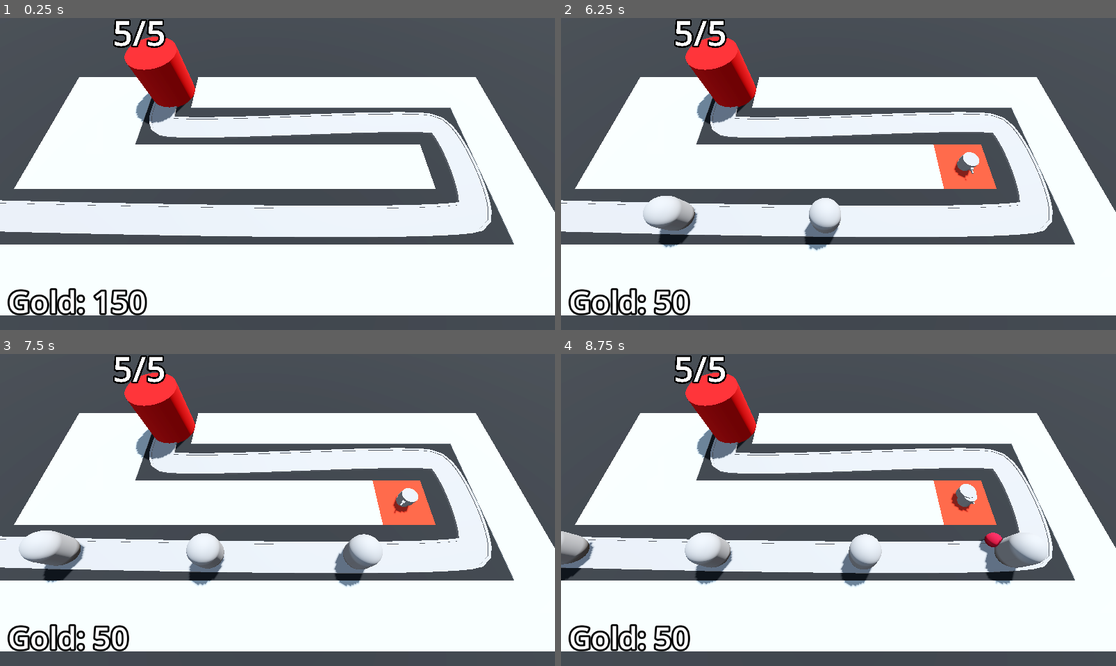
Above: before the commit, frames 1-4 (two rows, left to right).
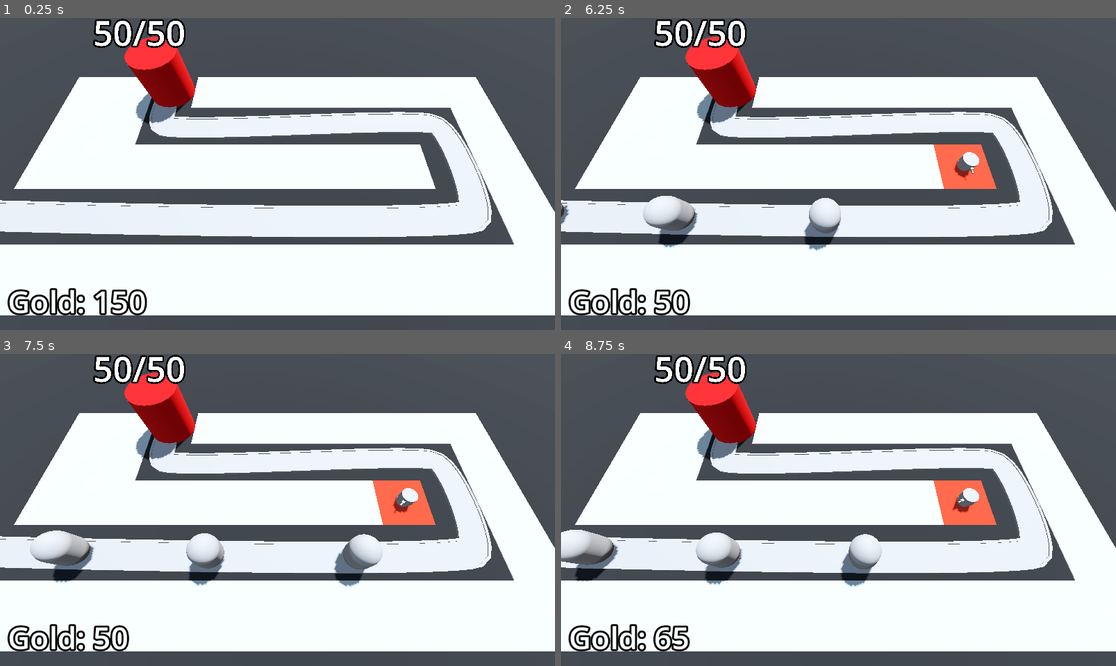
Above: after the commit, the same moments.

Repository: HeyMrJeffrey/Tower_Defense_Demo
Game: Godot game, scene res://BaseLevel.tscn
Same seed, same stepped clock (60 frames per second), same inputs: the game is played once before the commit and once after it.
Inputs (mouse positions are in pixels of both pictures, inside the frame that each line leads up to):
- Up to frame 1 (0.25 s): no input
- Up to frame 2 (6.25 s): tap Enter at 0.5, 2 s; move the mouse to (960, 158) at 0.52 s; click (960, 158) at 0.6 s; tap Space at 1.25 s; move the mouse to (727, 189) at 1.27 s; click (727, 189) at 1.35 s; move the mouse to (894, 105) at 2.02 s; click (894, 105) at 2.1 s; move the mouse to (810, 236) at 2.77 s; click (810, 236) at 2.85 s; move the mouse to (1005, 220) at 3.52 s; click (1005, 220) at 3.6 s; move the mouse to (672, 127) at 4.27 s; click (672, 127) at 4.35 s; move the mouse to (866, 174) at 5.02 s; click (866, 174) at 5.1 s; move the mouse to (755, 96) at 5.77 s; click (755, 96) at 5.85 s
- Up to frame 3 (7.5 s): move the mouse to (399, 494) at 6.52 s; click (399, 494) at 6.6 s; move the mouse to (166, 525) at 7.27 s; click (166, 525) at 7.35 s
- Up to frame 4 (8.75 s): move the mouse to (894, 441) at 8.02 s; click (894, 441) at 8.1 s

The runs differ from the first frame. In frame 1, 0.6% of the frame differs, in the area x 16-34%, y 0-10%; in frame 2, 0.7%; in frame 3, 1.5%; in frame 4, 4.3%, in the area x 0-88%, y 0-96%.

Commit message:
more progress :)

Diff:
--- a/BaseLevel.tscn
+++ b/BaseLevel.tscn
@@ -8,6 +8,7 @@
 [ext_resource type="Script" path="res://Turret/TurretManager.gd" id="5_8fijy"]
 [ext_resource type="PackedScene" uid="uid://bjxlpmrlusw8b" path="res://Turret/turret.tscn" id="6_42usq"]
 [ext_resource type="Script" path="res://Bank.gd" id="8_edaoh"]
+[ext_resource type="PackedScene" uid="uid://giph1usuhwnh" path="res://DifficultyManager/difficulty_manager.tscn" id="9_y6iq2"]
 
 [sub_resource type="ProceduralSkyMaterial" id="ProceduralSkyMaterial_0sfxh"]
 sky_horizon_color = Color(0.64625, 0.65575, 0.67075, 1)
@@ -63,10 +64,11 @@
 "cells": PackedInt32Array(65535, 65534, 0, 65535, 2, 0, 4, 65535, 0, 65531, 65534, 0, 65531, 0, 0, 65531, 2, 0, 65532,  …(306 unchanged characters)…
 }
 
-[node name="EnemyPath" type="Path3D" parent="."]
+[node name="EnemyPath" type="Path3D" parent="." node_paths=PackedStringArray("difficulty_manager")]
 curve = SubResource("Curve3D_l4ibr")
 script = ExtResource("3_fyi8w")
 enemy_scene = ExtResource("2_oqk2b")
+difficulty_manager = NodePath("../DifficultyManager")
 
 [node name="EnemySpawnTimer" type="Timer" parent="EnemyPath"]
 wait_time = 2.0
@@ -112,6 +114,7 @@
 path_joined = false
 
 [node name="Base" parent="." instance=ExtResource("3_6m2a0")]
+max_health = 50
 
 [node name="TurretManager" type="Node3D" parent="." node_paths=PackedStringArray("enemy_path")]
 script = ExtResource("5_8fijy")
@@ -138,4 +141,7 @@
 text = "placeholder"
 label_settings = SubResource("LabelSettings_gfia5")
 
+[node name="DifficultyManager" parent="." instance=ExtResource("9_y6iq2")]
+
 [connection signal="timeout" from="EnemyPath/EnemySpawnTimer" to="EnemyPath" method="spawn_enemy"]
+[connection signal="stop_spawning_enemies" from="DifficultyManager" to="EnemyPath" method="_on_difficulty_manager_stop_spawning_enemies"]
--- /dev/null
+++ b/DifficultyManager/difficulty_manager.gd
@@ -0,0 +1,29 @@
+extends Node
+
+signal stop_spawning_enemies
+
+@export var game_length: float = 30.0
+@export var spawn_time_curve: Curve
+@export var enemy_health_curve: Curve
+
+@onready var timer: Timer = $Timer
+
+# Called when the node enters the scene tree for the first time.
+func _ready() -> void:
+	timer.start(game_length)
+
+# Called every frame. 'delta' is the elapsed time since the previous frame.
+func _process(delta: float) -> void:
+	pass
+
+func game_progress_ratio() -> float:
+	return 1.0 - (timer.time_left / game_length)
+
+func get_spawn_time() -> float:
+	return spawn_time_curve.sample(game_progress_ratio())
+
+func get_enemy_health() -> float:
+	return enemy_health_curve.sample(game_progress_ratio())
+
+func _on_timer_timeout() -> void:
+	stop_spawning_enemies.emit()
--- /dev/null
+++ b/DifficultyManager/difficulty_manager.tscn
@@ -0,0 +1,25 @@
+[gd_scene load_steps=4 format=3 uid="uid://giph1usuhwnh"]
+
+[ext_resource type="Script" path="res://DifficultyManager/difficulty_manager.gd" id="1_uknki"]
+
+[sub_resource type="Curve" id="Curve_74pep"]
+min_value = 0.25
+max_value = 2.0
+_data = [Vector2(0, 2), 0.0, -1.75, 0, 1, Vector2(1, 0.25), -1.75, 0.0, 1, 0]
+point_count = 2
+
+[sub_resource type="Curve" id="Curve_r7d0q"]
+min_value = 10.0
+max_value = 150.0
+_data = [Vector2(0, 10), 0.0, 140.0, 0, 1, Vector2(1, 150), 140.0, 0.0, 1, 0]
+point_count = 2
+
+[node name="DifficultyManager" type="Node"]
+script = ExtResource("1_uknki")
+spawn_time_curve = SubResource("Curve_74pep")
+enemy_health_curve = SubResource("Curve_r7d0q")
+
+[node name="Timer" type="Timer" parent="."]
+one_shot = true
+
+[connection signal="timeout" from="Timer" to="." method="_on_timer_timeout"]
--- a/Enemy/Enemy.gd
+++ b/Enemy/Enemy.gd
@@ -28,3 +28,4 @@
 	if progress_ratio == 1.0:
 		base.take_damage()
 		set_process(false)
+		queue_free()
--- a/Enemy/Enemy.tscn
+++ b/Enemy/Enemy.tscn
@@ -14,6 +14,21 @@
 radius = 1.0
 height = 3.0
 
+[sub_resource type="Animation" id="Animation_rwxyu"]
+length = 0.001
+tracks/0/type = "value"
+tracks/0/imported = false
+tracks/0/enabled = true
+tracks/0/path = NodePath("DamageHighlight:visible")
+tracks/0/interp = 1
+tracks/0/loop_wrap = true
+tracks/0/keys = {
+"times": PackedFloat32Array(0),
+"transitions": PackedFloat32Array(1),
+"update": 1,
+"values": [false]
+}
+
 [sub_resource type="Animation" id="Animation_f25ij"]
 resource_name = "TakeDamage"
 length = 0.1
@@ -28,21 +43,6 @@
 "transitions": PackedFloat32Array(1, 2),
 "update": 1,
 "values": [true, false]
-}
-
-[sub_resource type="Animation" id="Animation_rwxyu"]
-length = 0.001
-tracks/0/type = "value"
-tracks/0/imported = false
-tracks/0/enabled = true
-tracks/0/path = NodePath("DamageHighlight:visible")
-tracks/0/interp = 1
-tracks/0/loop_wrap = true
-tracks/0/keys = {
-"times": PackedFloat32Array(0),
-"transitions": PackedFloat32Array(1),
-"update": 1,
-"values": [false]
 }
 
 [sub_resource type="AnimationLibrary" id="AnimationLibrary_qybbe"]
--- a/EnemyPath.gd
+++ b/EnemyPath.gd
@@ -1,7 +1,15 @@
 extends Path3D
 
 @export var enemy_scene: PackedScene
+@export var difficulty_manager: Node
+
+@onready var enemy_spawn_timer: Timer = $EnemySpawnTimer
 
 func spawn_enemy() -> void:
 	var new_enemy = enemy_scene.instantiate()
+	new_enemy.max_health = difficulty_manager.get_enemy_health()
 	add_child(new_enemy)
+	enemy_spawn_timer.wait_time = difficulty_manager.get_spawn_time()
+
+func _on_difficulty_manager_stop_spawning_enemies() -> void:
+	enemy_spawn_timer.stop()
Not shown: 1 places in BaseLevel.tscn that only renumber resources
Not shown: 4 places in MeshLibraries/SpaceLibrary.tres that only renumber resources
